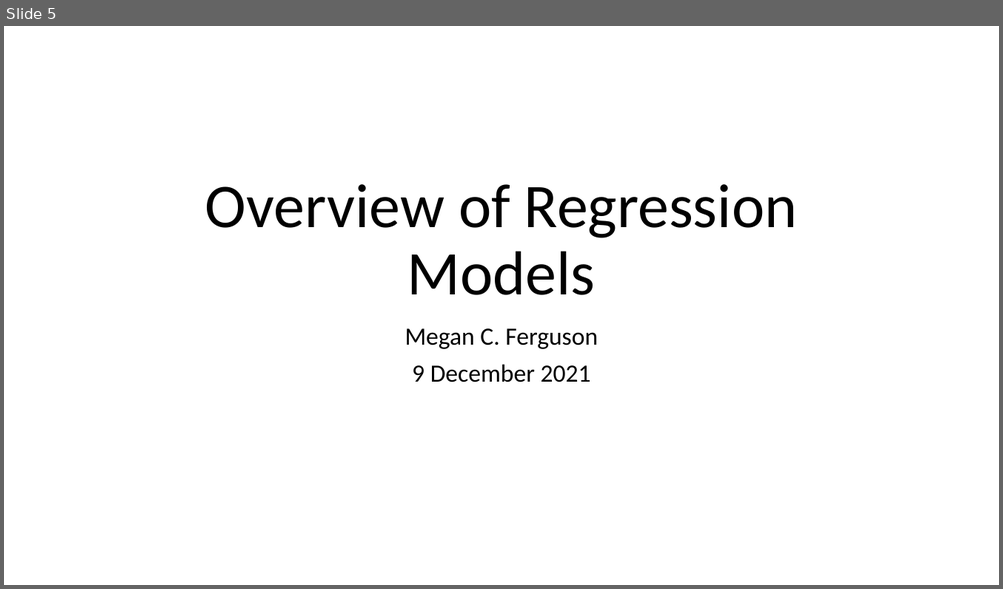
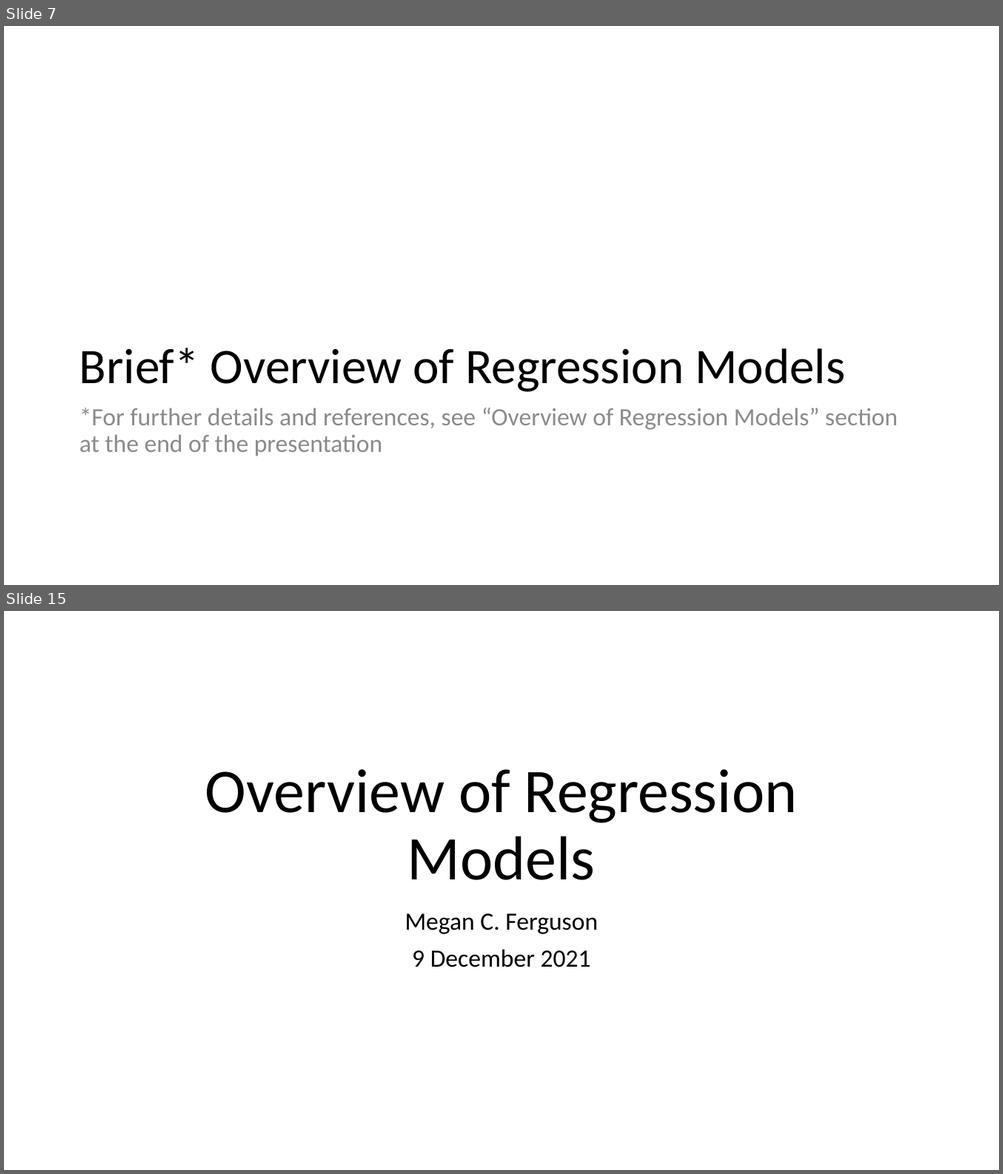
Before and after one commit to ELaBrecque-MMC/RegressionModelOverview, a slide deck: Notes/RegressionModelOverview.pptx. Shown one above the other, each under a label of ours: slide 5 before the commit, slides 7 and 15 after it; the slides between them are not shown. The pictures are 1003x589 and 1003x1174 pixels, drawn with LibreOffice and Linux fonts; fonts in the diff are those of the drawing. Boxes give left, top, right and bottom in pixels: in the first picture for what was removed or moved away, otherwise in the second. Text is boxed around its words. In the diff, an @@ line names an element or a change of style, - is before the commit and + after.

Commit message:
Completed Bearded Seal case study slides up to candidate models.

```diff
--- a/Notes/RegressionModelOverview.pptx
+++ b/Notes/RegressionModelOverview.pptx
@@ slide 7 added at box(4, 26, 999, 585), background #FFFFFF @@
@@ title added at box(79, 348, 845, 392), 48 pt, text #000000 @@
+Brief* Overview of Regression Models
@@ text added at box(79, 408, 897, 457), 24 pt, text #8C8C8C @@
+*For further details and references, see “Overview of Regression Models” section at the end of the presentation
@@ what was slide 5 is now slide 15 @@
```
Also in this commit, not shown: 5 slides changed, 10 other slides added, 3 other files.
